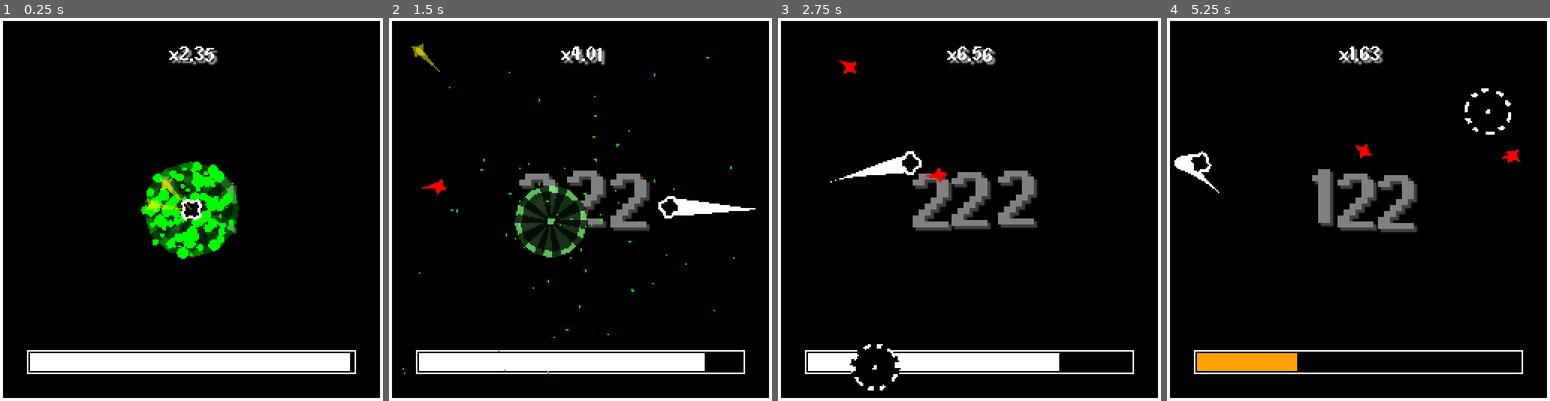
Above: before the commit, frames 1-4 (left to right).
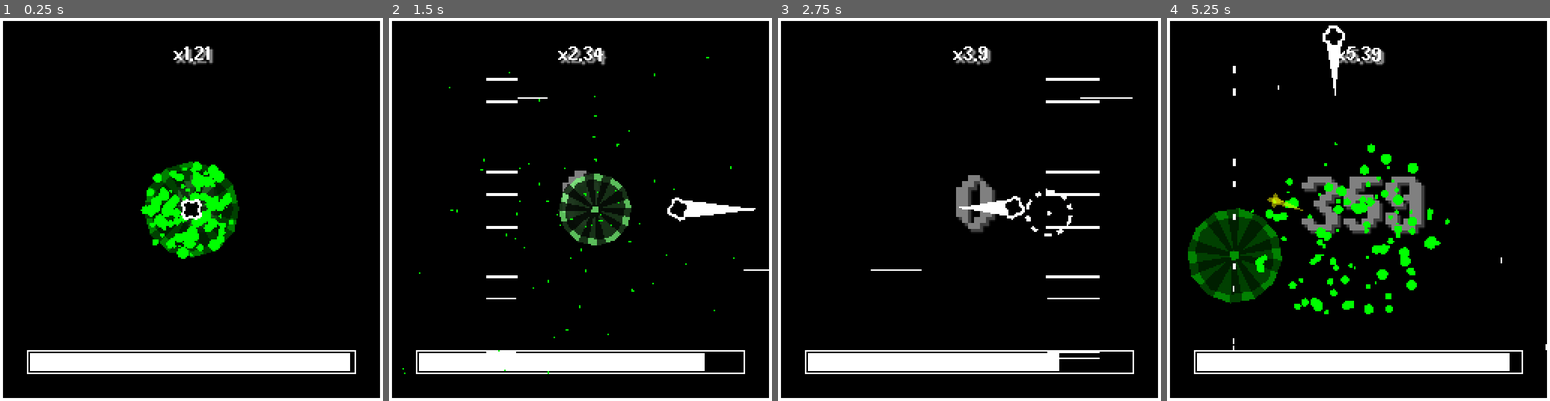
Above: after the commit, the same moments.

Repository: Ayabee527/mini-jam-155-wind
Game: Godot game, scene res://main/main.tscn
Two runs of this game, one before a commit and one after it. Both use one fixed random seed, a clock stepped at 60 frames per second and the inputs below.
Inputs (mouse positions are in pixels of both pictures, inside the frame that each line leads up to):
- Up to frame 1 (0.25 s): no input
- Up to frame 2 (1.5 s): tap Enter at 0.5 s; move the mouse to (664, 190) at 0.52 s; hold D (move_right) 0.53-1.25 s; tap Backspace at 0.6 s; click (664, 190) at 0.67 s; drag from (503, 228) to (764, 209) at 1.27 s
- Up to frame 3 (2.75 s): move the mouse to (1007, 125) at 2.02 s; hold D (move_right) from 2.03 s (still down); tap F at 2.1 s
- Up to frame 4 (5.25 s): release D (move_right) at 2.75 s; drag from (1339, 286) to (1304, 163) at 2.77 s; move the mouse to (1473, 266) at 3.52 s; hold A (move_left) 3.53-4.25 s; tap Z at 3.6 s; drag from (1243, 152) to (1419, 374) at 4.27 s; move the mouse to (1377, 209) at 5.02 s; hold S (move_down) from 5.03 s (still down); tap Delete at 5.1 s; click (1377, 209) at 5.17 s

The runs differ from the first frame. In frame 1, 0.9% of the frame differs, in the area x 37-62%, y 7-57%; in frame 2, 5.4%; in frame 3, 5.8%; in frame 4, 15%, in the area x 1-100%, y 1-93%.

Commit message:
saw hazard

Diff:
--- /dev/null
+++ b/game/goal/hazards/saw/saw.gd
@@ -0,0 +1,99 @@
+extends RigidBody2D
+
+@export var speed: float = 2000.0
+@export var max_bounces: int = 4
+
+@export var shape: Node2D
+@export var trail: Trail
+@export var collision_shape: CollisionShape2D
+@export var owie_collision: CollisionShape2D
+
+@export var explode_particles: GPUParticles2D
+
+@export var bump_sound: AudioStreamPlayer
+
+var bounces: int = 0
+
+var player: Player
+var wind_momma: WindMomma
+
+func _ready() -> void:
+	player = get_tree().get_first_node_in_group("player")
+	wind_momma = get_tree().get_first_node_in_group("wind_momma")
+	wind_momma.wind_updated.connect(update_wind)
+
+	angular_velocity = randf_range(-TAU, TAU)
+	modulate.a = 0.5
+	shape.modulate.g = 1.0
+	trail.modulate.g = 1.0
+
+func _physics_process(delta: float) -> void:
+	var dir_to_player := global_position.direction_to(player.global_position)
+
+	apply_central_force(
+		dir_to_player * speed
+	)
+
+func activate_damage() -> void:
+	modulate.a = 1.0
+	shape.modulate.g = 0.0
+	trail.modulate.g = 0.0
+	owie_collision.set_deferred("disabled", false)
+
+func die() -> void:
+	owie_collision.set_deferred("disabled", true)
+	constant_force = Vector2.ZERO
+	linear_velocity = Vector2.ZERO
+	set_deferred("freeze", true)
+
+	shape.modulate.g = 1.0
+	trail.modulate.g = 1.0
+	shape.modulate.r = 0.0
+	trail.modulate.r = 0.0
+	explode_particles.restart()
+
+	var tween = create_tween().set_ease(Tween.EASE_IN_OUT).set_trans(Tween.TRANS_CUBIC)
+	tween.set_parallel()
+	tween.tween_property(
+		shape, "modulate:a",
+		0.0, explode_particles.lifetime
+	)
+	tween.tween_property(
+		trail, "modulate:a",
+		0.0, explode_particles.lifetime
+	)
+	tween.play()
+
+func update_wind(direction: Vector2, speed: float) -> void:
+	add_constant_central_force(direction * speed)
+
+func _on_body_entered(body: Node) -> void:
+	bump_sound.play()
+
+	if bounces == 0:
+		activate_damage()
+
+	bounces += 1
+	if bounces >= max_bounces:
+		owie_collision.set_deferred("disabled", true)
+		collision_shape.set_deferred("disabled", true)
+
+
+func _on_explode_particles_finished() -> void:
+	queue_free()
+
+
+func _on_visible_on_screen_notifier_2d_screen_exited() -> void:
+	queue_free()
+
+
+func _on_body_exited(body: Node) -> void:
+	linear_velocity *= 1.2
+
+
+func _on_owie_body_entered(body: Node2D) -> void:
+	bump_sound.play()
+	bounces = max_bounces
+	owie_collision.set_deferred("disabled", true)
+	collision_shape.set_deferred("disabled", true)
+	linear_velocity *= -2
--- /dev/null
+++ b/game/goal/hazards/saw/saw.tscn
@@ -0,0 +1,119 @@
+[gd_scene load_steps=12 format=3 uid="uid://blkf7aod75jgk"]
+
+[ext_resource type="Script" path="res://goal/hazards/saw/saw.gd" id="1_mrnf7"]
+[ext_resource type="PackedScene" uid="uid://bw8338ilrtcwc" path="res://components/trail/trail.tscn" id="1_pw4cg"]
+[ext_resource type="Texture2D" uid="uid://dmmadcrn8ay1x" path="res://assets/textures/circle-filled.png" id="2_2n1fv"]
+[ext_resource type="AudioStream" uid="uid://cj22thlejgkgk" path="res://assets/sounds/saw-bounce.wav" id="3_hkgve"]
+
+[sub_resource type="PhysicsMaterial" id="PhysicsMaterial_c0tks"]
+bounce = 1.0
+
+[sub_resource type="CircleShape2D" id="CircleShape2D_ogdt7"]
+
+[sub_resource type="CircleShape2D" id="CircleShape2D_wg7bc"]
+radius = 12.0416
+
+[sub_resource type="Curve" id="Curve_2vj58"]
+_data = [Vector2(0, 1), 0.0, 0.0, 0, 0, Vector2(1, 0), 0.0, 0.0, 0, 0]
+point_count = 2
+
+[sub_resource type="CurveTexture" id="CurveTexture_gwk4w"]
+curve = SubResource("Curve_2vj58")
+
+[sub_resource type="ParticleProcessMaterial" id="ParticleProcessMaterial_ur1l6"]
+particle_flag_disable_z = true
+emission_shape = 6
+emission_ring_axis = Vector3(0, 0, 1)
+emission_ring_height = 24.0
+emission_ring_radius = 24.0
+emission_ring_inner_radius = 24.0
+spread = 180.0
+gravity = Vector3(0, 0, 0)
+radial_accel_min = -10.0
+radial_accel_max = -10.0
+tangential_accel_min = 10.0
+tangential_accel_max = 10.0
+scale_min = 0.05
+scale_max = 0.1
+scale_curve = SubResource("CurveTexture_gwk4w")
+color = Color(0, 1, 0, 1)
+
+[sub_resource type="AudioStreamRandomizer" id="AudioStreamRandomizer_ckvpn"]
+random_pitch = 1.5
+streams_count = 1
+stream_0/stream = ExtResource("3_hkgve")
+stream_0/weight = 1.0
+
+[node name="Saw" type="RigidBody2D" node_paths=PackedStringArray("shape", "trail", "collision_shape", "owie_collision", "explode_particles", "bump_sound") groups=["owies"]]
+collision_layer = 16
+mass = 12.5
+physics_material_override = SubResource("PhysicsMaterial_c0tks")
+gravity_scale = 0.0
+max_contacts_reported = 4
+contact_monitor = true
+constant_torque = 10000.0
+script = ExtResource("1_mrnf7")
+shape = NodePath("Shape")
+trail = NodePath("Trail")
+collision_shape = NodePath("CollisionShape2D")
+owie_collision = NodePath("Owie/CollisionShape2D")
+explode_particles = NodePath("ExplodeParticles")
+bump_sound = NodePath("Bump")
+
+[node name="Trail" parent="." instance=ExtResource("1_pw4cg")]
+modulate = Color(1, 0, 0, 1)
+width = 8.0
+gradient = null
+
+[node name="Shape" type="Node2D" parent="."]
+modulate = Color(1, 0, 0, 1)
+
+[node name="Center" type="Polygon2D" parent="Shape"]
+polygon = PackedVector2Array(-4, 0, -3, -3, 0, -4, 3, -3, 4, 0, 3, 3, 0, 4, -3, 3)
+
+[node name="Blade1" type="Polygon2D" parent="Shape"]
+polygon = PackedVector2Array(-2, -5, 0, -6, 2, -5, 0, -12)
+
+[node name="Blade2" type="Polygon2D" parent="Shape"]
+polygon = PackedVector2Array(5, -2, 6, 0, 5, 2, 12, 0)
+
+[node name="Blade3" type="Polygon2D" parent="Shape"]
+polygon = PackedVector2Array(-2, 5, 0, 6, 2, 5, 0, 12)
+
+[node name="Blade4" type="Polygon2D" parent="Shape"]
+polygon = PackedVector2Array(-5, 2, -6, 0, -5, -2, -12, 0)
+
+[node name="VisibleOnScreenNotifier2D" type="VisibleOnScreenNotifier2D" parent="."]
+position = Vector2(0, -1)
+rect = Rect2(-48, -48, 96, 96)
+
+[node name="CollisionShape2D" type="CollisionShape2D" parent="."]
+shape = SubResource("CircleShape2D_ogdt7")
+
+[node name="Owie" type="Area2D" parent="."]
+collision_layer = 4
+collision_mask = 2
+
+[node name="CollisionShape2D" type="CollisionShape2D" parent="Owie"]
+shape = SubResource("CircleShape2D_wg7bc")
+disabled = true
+
+[node name="ExplodeParticles" type="GPUParticles2D" parent="."]
+emitting = false
+amount = 50
+process_material = SubResource("ParticleProcessMaterial_ur1l6")
+texture = ExtResource("2_2n1fv")
+one_shot = true
+explosiveness = 1.0
+
+[node name="Bump" type="AudioStreamPlayer" parent="."]
+stream = SubResource("AudioStreamRandomizer_ckvpn")
+volume_db = 15.0
+max_polyphony = 5
+bus = &"sfx"
+
+[connection signal="body_entered" from="." to="." method="_on_body_entered"]
+[connection signal="body_exited" from="." to="." method="_on_body_exited"]
+[connection signal="screen_exited" from="VisibleOnScreenNotifier2D" to="." method="_on_visible_on_screen_notifier_2d_screen_exited"]
+[connection signal="body_entered" from="Owie" to="." method="_on_owie_body_entered"]
+[connection signal="finished" from="ExplodeParticles" to="." method="_on_explode_particles_finished"]
--- a/game/goal/player_goal.gd
+++ b/game/goal/player_goal.gd
@@ -2,6 +2,17 @@
 extends RigidBody2D
 
 const BULLET = preload("res://goal/hazards/bullet/bullet.tscn")
+const SAW = preload("res://goal/hazards/saw/saw.tscn")
+
+const HAZARDS = {
+	"BULLET": BULLET,
+	"SAW": SAW
+}
+
+const COSTS = {
+	"BULLET": 2,
+	"SAW": 6
+}
 
 signal collected()
 
@@ -48,16 +59,41 @@
 		else:
 			owie.queue_free()
 
-	var amount: int = 2
-	for i: int in range(amount):
-		var bullet = BULLET.instantiate()
-		bullet.global_position = global_position
-		var dir := Vector2.from_angle(TAU * randf())
+	var score: int = combo
+
+	var chosens: Array = []
+
+	var hazards: Array = COSTS.keys().duplicate()
+	var score_out: bool = false
+	while score > 0:
+		hazards = COSTS.keys().duplicate()
+
+		hazards.shuffle()
+		var chosen_hazard = hazards.pop_back()
+
+		while (COSTS[chosen_hazard] > score):
+			if hazards.size() == 0:
+				score_out = true
+				break
+
+			chosen_hazard = hazards.pop_back()
+
+		if score_out:
+			break
+
+		chosens.append(chosen_hazard)
+		score -= COSTS[chosen_hazard]
+
+	for hazard_name: String in chosens:
+		var hazard: RigidBody2D = HAZARDS[hazard_name].instantiate()
+		hazard.global_position = global_position
+		var ang_offset = randf_range(-PI/4, PI/4)
+		var dir := linear_velocity.normalized().rotated(ang_offset)
 		var speed := randf_range(50, 150)
-		bullet.apply_central_impulse(
+		hazard.apply_central_impulse(
 			dir * speed
 		)
-		get_tree().current_scene.add_child(bullet)
+		get_tree().current_scene.add_child(hazard)
 
 func _on_player_zone_body_entered(body: Node2D) -> void:
 	if body is Player:
--- a/game/goal/player_goal.tscn
+++ b/game/goal/player_goal.tscn
@@ -7,7 +7,7 @@
 
 [sub_resource type="PhysicsMaterial" id="PhysicsMaterial_2tyrj"]
 rough = true
-bounce = 0.5
+bounce = 0.75
 
 [sub_resource type="CircleShape2D" id="CircleShape2D_hq080"]
 radius = 16.0
@@ -79,7 +79,6 @@
 shape = SubResource("CircleShape2D_hq080")
 
 [node name="MoveTimer" type="Timer" parent="."]
-autostart = true
 
 [node name="PlayerZone" type="Area2D" parent="."]
 collision_layer = 8
--- a/game/main/WindMomma.gd
+++ b/game/main/WindMomma.gd
@@ -45,8 +45,8 @@
 
 	wind_updated.emit(wind_direction, wind_speed)
 
-	player.constant_force = wind_direction * wind_speed / 5.0
-	player_goal.constant_force = (wind_direction * wind_speed).rotated(PI) / 5.0
+	#player.constant_force = wind_direction * wind_speed / 5.0
+	player_goal.constant_force = (wind_direction * wind_speed)
 
 func set_wind_direction(new_direction: Vector2) -> void:
 	wind_direction = new_direction.normalized()
@@ -55,10 +55,11 @@
 
 	wind_updated.emit(wind_direction, wind_speed)
 
-	player.constant_force = wind_direction * wind_speed / 5.0
-	player_goal.constant_force = (wind_direction * wind_speed).rotated(PI) / 5.0
+	#player.constant_force = wind_direction * wind_speed / 5.0
+	player_goal.constant_force = (wind_direction * wind_speed)
 
 
 func _on_funny_timer_timeout() -> void:
+	return
 	wind_direction = Vector2.from_angle(TAU * randf())
 	wind_speed = randf_range(player.speed * 0.5, player.speed * 0.75) * 5.0
--- a/game/main/main.gd
+++ b/game/main/main.gd
@@ -50,18 +50,22 @@
 func bump_window(direction: Vector2) -> void:
 	window_velocity += direction * 0.5
 
-	wind_momma.wind_speed *= 0.5
+	wind_momma.wind_speed *= direction.dot(wind_momma.wind_direction)
 	wind_momma.wind_direction = direction.normalized()
 	#wind_momma.wind_direction += ( direction.normalized() * 2.0 )
 
 func _on_player_bumped_wall(direction: Vector2) -> void:
-	wind_momma.wind_speed *= 1.01
-	wind_momma.wind_direction = direction.normalized()
+	wind_momma.wind_speed += direction.length()
+	#wind_momma.wind_speed *= 1.01
+
+	if abs( wind_momma.wind_direction.dot(direction.normalized()) ) > -0.5:
+		wind_momma.wind_direction = direction.normalized()
 	#bump_window(direction)
 
 
 func _on_player_goal_collected() -> void:
 	life_timer.start(12)
+	wind_momma.wind_speed = 0.0
 	bump_window(player.linear_velocity * 1.25)
 	print("Goal Got!")
 
@@ -71,4 +75,7 @@
 
 
 func _on_player_hurt() -> void:
-	life_timer.start(life_timer.time_left - 3)
+	if life_timer.time_left - 3 > 0:
+		life_timer.start(life_timer.time_left - 3)
+	else:
+		life_timer.start(0.05)
--- a/game/main/main.tscn
+++ b/game/main/main.tscn
@@ -50,10 +50,11 @@
 wait_time = 12.0
 one_shot = true
 
-[node name="ScoreHandler" type="Node" parent="." node_paths=PackedStringArray("player", "life_timer", "multiplier_label", "score_label", "timer_bar")]
+[node name="ScoreHandler" type="Node" parent="." node_paths=PackedStringArray("player", "player_goal", "life_timer", "multiplier_label", "score_label", "timer_bar")]
 script = ExtResource("2_2wxyd")
 timer_multiplier_curve = SubResource("Curve_it4fr")
 player = NodePath("../Player")
+player_goal = NodePath("../PlayerGoal")
 life_timer = NodePath("../LifeTimer")
 multiplier_label = NodePath("../BGColor/MarginContainer/Multiplier")
 score_label = NodePath("../BGColor/MarginContainer/CenterContainer/Score")
--- a/game/main/score_handler.gd
+++ b/game/main/score_handler.gd
@@ -4,6 +4,7 @@
 
 @export_group("Outer Dependencies")
 @export var player: Player
+@export var player_goal: PlayerGoal
 @export var life_timer: Timer
 
 @export var multiplier_label: RichTextLabel
@@ -33,7 +34,11 @@
 	var multi: float = 0
 
 	multi = max(
-		player.linear_velocity.length() / (player.speed * 0.25),
+		player.linear_velocity.length() / (player.speed * 0.5),
+		0
+	)
+	multi += max(
+		player_goal.linear_velocity.length() / 250.0,
 		0
 	)
 
@@ -43,7 +48,7 @@
 	var multi: float = 0
 
 	var time_ratio = 1.0 - (life_timer.time_left / 12.0)
-	multi = 10.0 * timer_multiplier_curve.sample(time_ratio)
+	multi = 5.0 * timer_multiplier_curve.sample(time_ratio)
 
 	return multi
 
@@ -65,9 +70,10 @@
 
 func _on_player_goal_collected() -> void:
 	combo += 1
-	multiplier += 1.0 * (1.0 + (combo * 0.1))
+	if combo > 1:
+		multiplier += 1.0 * (1.0 + (combo * 0.25))
 
-	score += 100 * multiplier
+		score += (100 * (1.0 + (combo * 0.1))) * multiplier
 
 
 func _on_player_hurt() -> void:
--- a/game/player/player.gd
+++ b/game/player/player.gd
@@ -20,7 +20,9 @@
 			get_move_dir() * speed
 		)
 	else:
-		pass
+		apply_central_force(
+			linear_velocity.rotated(PI) * 2.0
+		)
 
 func get_move_dir() -> Vector2:
 	return Input.get_vector(
--- a/game/player/player.tscn
+++ b/game/player/player.tscn
@@ -7,6 +7,9 @@
 
 [sub_resource type="PhysicsMaterial" id="PhysicsMaterial_brsdm"]
 bounce = 0.75
+
+[sub_resource type="CircleShape2D" id="CircleShape2D_sf47k"]
+radius = 8.0
 
 [sub_resource type="CircleShape2D" id="CircleShape2D_vb2vq"]
 radius = 12.0
@@ -51,8 +54,8 @@
 color = Color(0, 0, 0, 1)
 polygon = PackedVector2Array(-5, -3, -3, -5, 0, -4, 3, -5, 5, -3, 4, 0, 5, 3, 3, 5, 0, 4, -3, 5, -5, 3, -4, 0)
 
-[node name="CollisionPolygon2D" type="CollisionPolygon2D" parent="."]
-polygon = PackedVector2Array(-7, -4, -4, -7, 0, -6, 4, -7, 7, -4, 6, 0, 7, 4, 4, 7, 0, 6, -4, 7, -7, 4, -6, 0)
+[node name="CollisionShape2D" type="CollisionShape2D" parent="."]
+shape = SubResource("CircleShape2D_sf47k")
 
 [node name="Bumper" type="Area2D" parent="."]
 collision_layer = 16
Not shown, added: game/assets/sounds/saw-bounce.wav.import
Not shown: 2 places in game/goal/hazards/bullet/bullet.tscn that only renumber resources
Not shown: 1 places in game/player/player.tscn that only renumber resources
Not shown, added: game/assets/sounds/saw-bounce.wav
